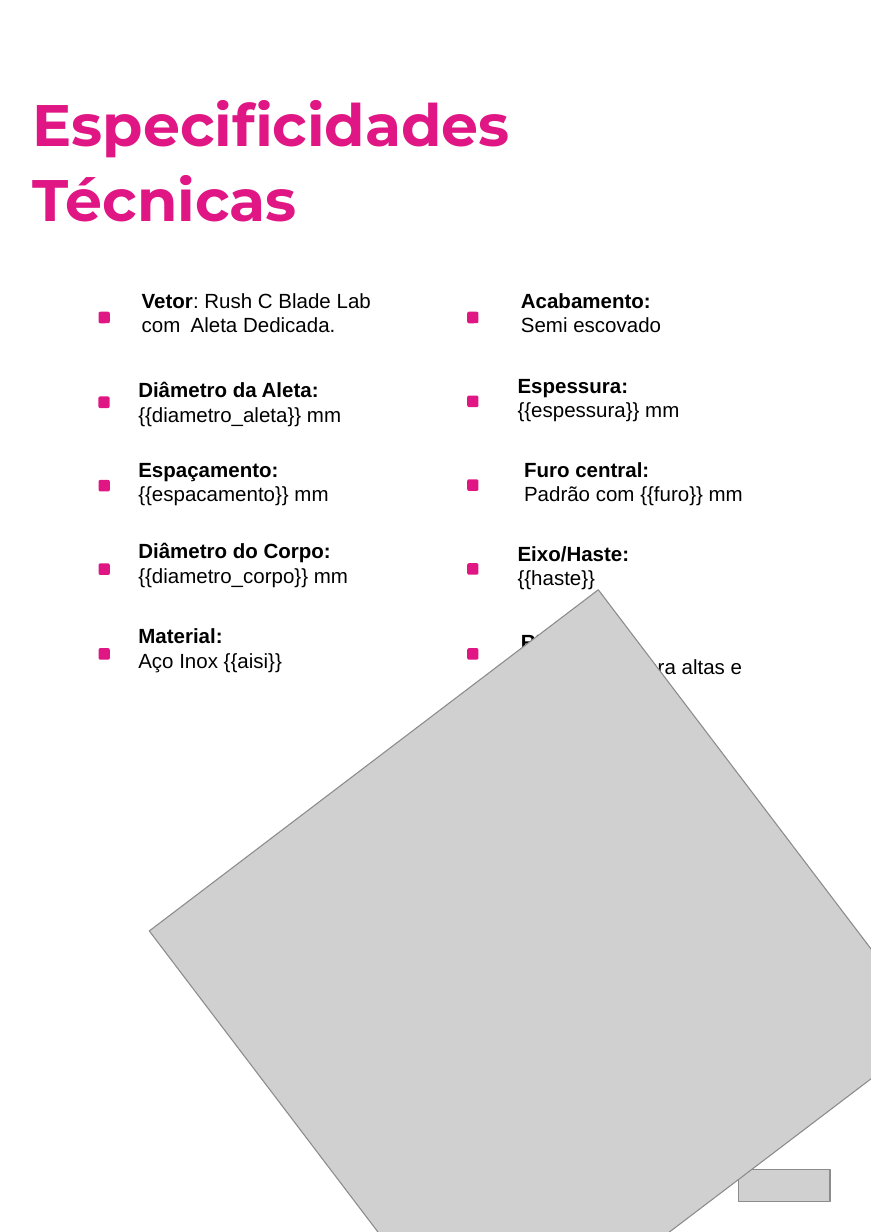
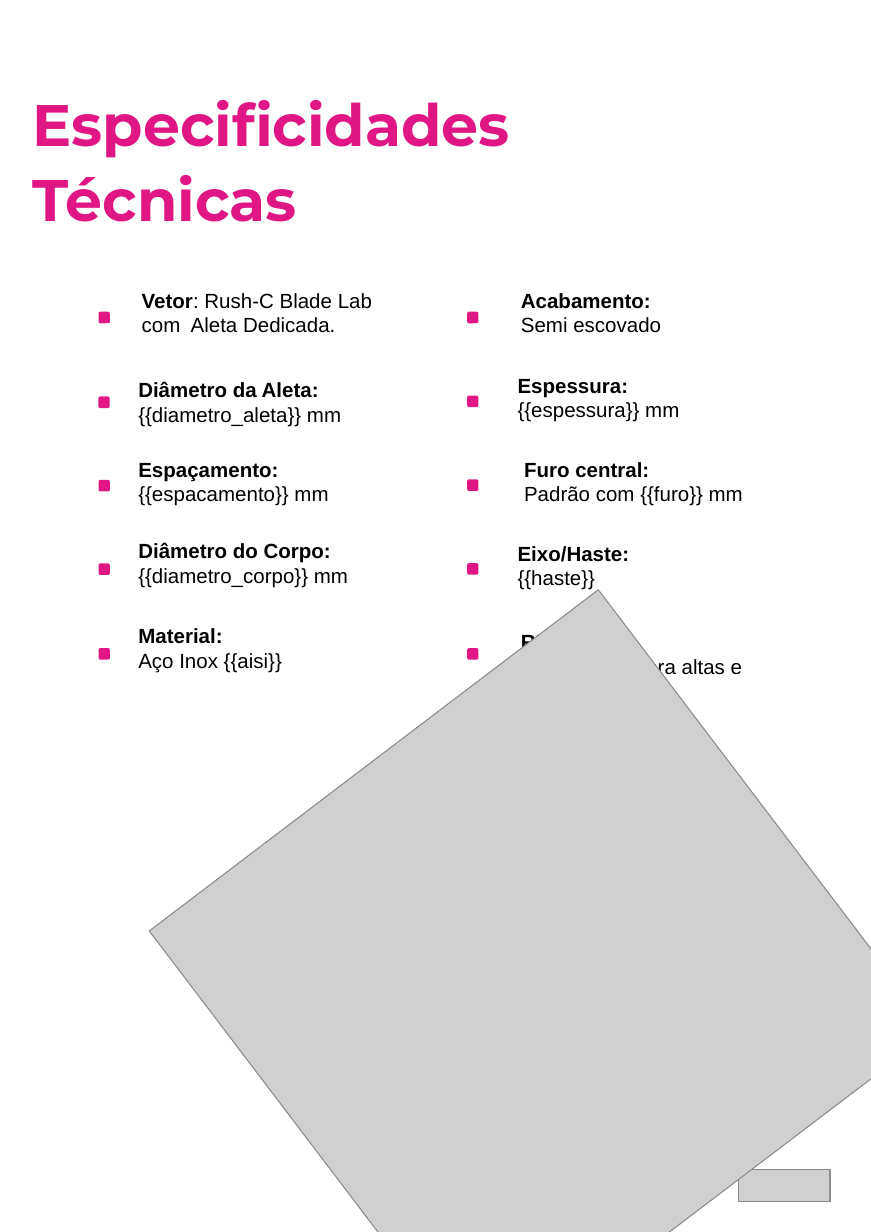
Before and after one commit to Gume123/Sistema-de-Geracao-de-Propostas-Tecnicas, a slide deck: slide 2 of templates/template_Kit-Rush-C-Blade-Lab.pptx. Drawn at 871x1232 pixels with LibreOffice and Linux fonts; fonts in the diff are those of the drawing; grey boxes stand for pictures; background and template pictures are left out. Boxes give left, top, right and bottom in pixels: in the first picture for what was removed or moved away, otherwise in the second. Text is boxed around its words. In the diff, an @@ line names an element or a change of style, - is before the commit and + after.

```diff
--- a/templates/template_Kit-Rush-C-Blade-Lab.pptx
+++ b/templates/template_Kit-Rush-C-Blade-Lab.pptx
@@ text at <box>142,293,372,333</box>: text changed @@
-Vetor: Rush C Blade Lab com Aleta Dedicada.
+Vetor: Rush-C Blade Lab com Aleta Dedicada.
```
Also in this commit, not shown: 2 other slides changed, 7 other files.
